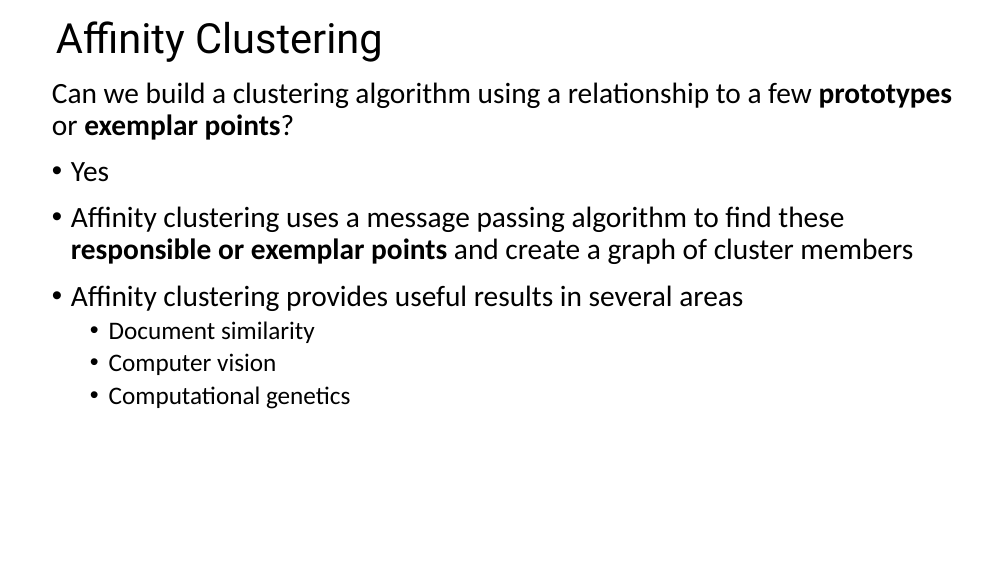
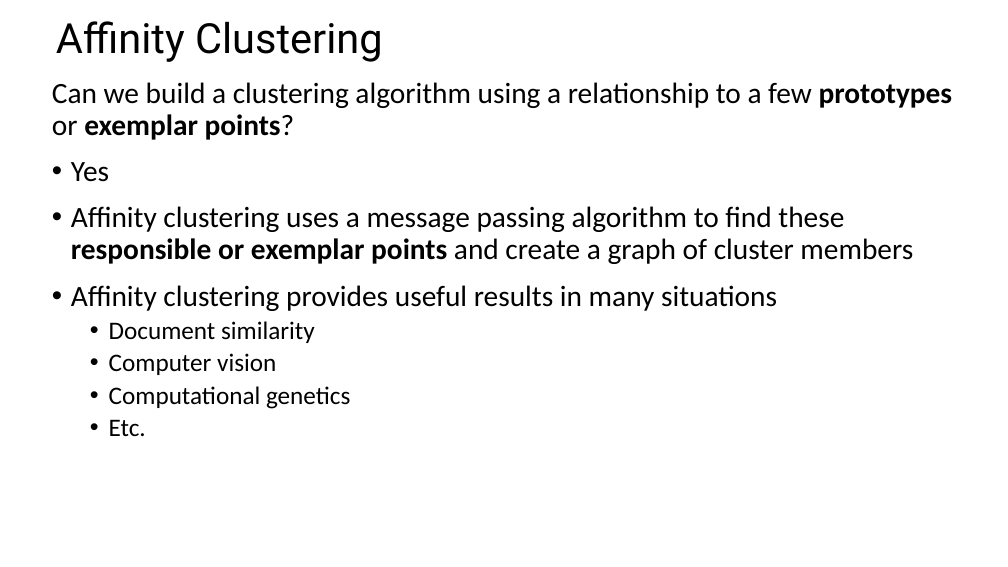
Before and after one commit to StephenElston/CSCI-E-108, a slide deck: slide 61 of slides/9_IntroductionToClustering.pptx (slide 57 before the commit). Drawn at 1008x567 pixels with LibreOffice and Linux fonts; fonts in the diff are those of the drawing. Boxes give left, top, right and bottom in pixels: in the first picture for what was removed or moved away, otherwise in the second. Text is boxed around its words. In the diff, an @@ line names an element or a change of style, - is before the commit and + after.

```diff
--- a/slides/9_IntroductionToClustering.pptx
+++ b/slides/9_IntroductionToClustering.pptx
@@ text at (71, 285, 777, 311): text changed @@
-• Affinity clustering provides useful results in several areas
+• Affinity clustering provides useful results in many situations
@@ text at (109, 419, 146, 436): paragraph added @@
+  • Etc.
```
Also in this commit, not shown: 6 other slides changed, 6 slides added.
